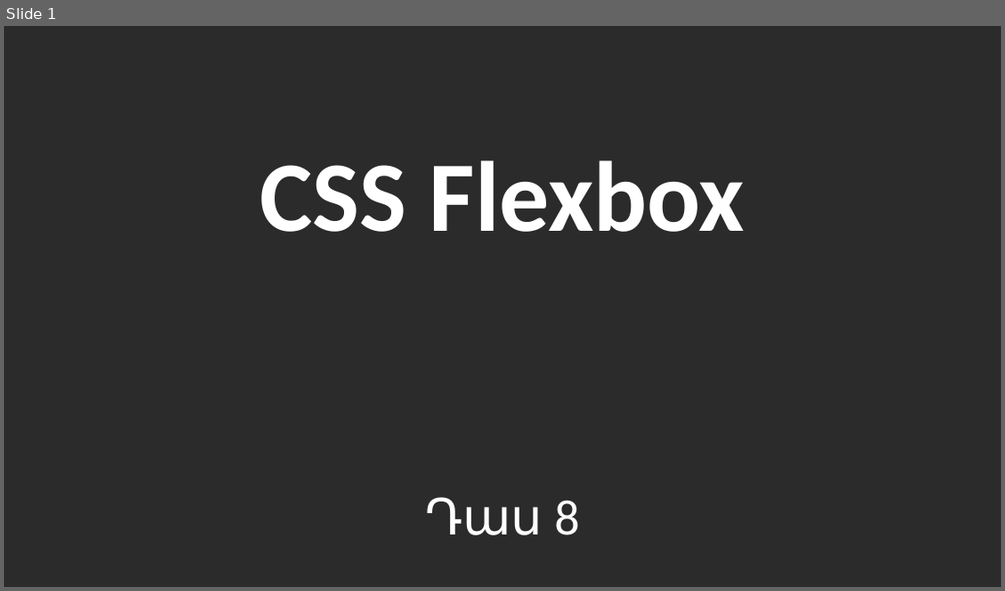
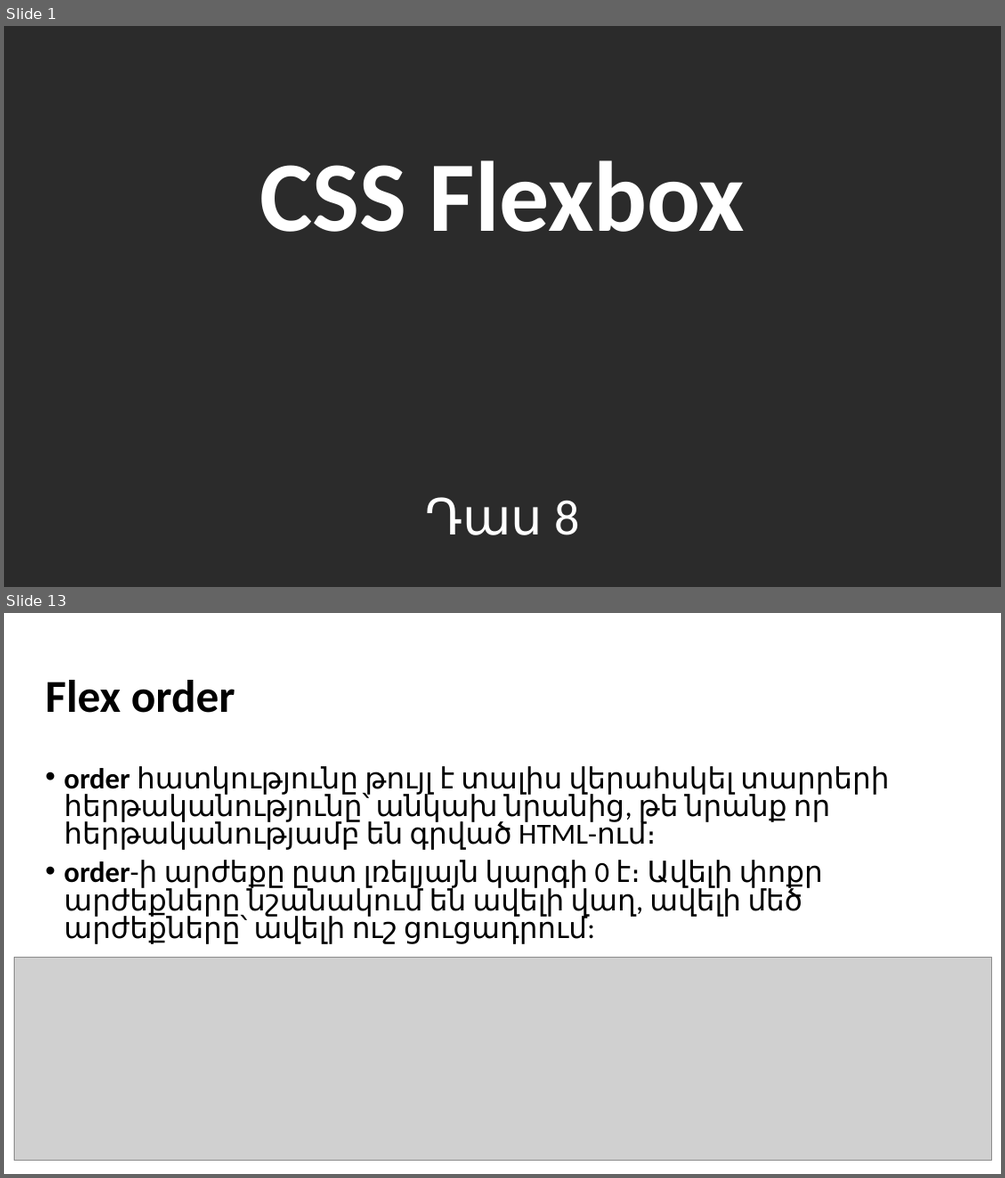
Before and after one commit to blackrainbowtest/BeeOnCode, a slide deck: HTML/08-CSS Flexbox.pptx. Shown one above the other, each under a label of ours: slide 1 before the commit, slides 1 and 13 after it; the slides between them are not shown. The pictures are 1005x591 and 1005x1178 pixels, drawn with LibreOffice and Linux fonts; fonts in the diff are those of the drawing; grey boxes stand for pictures; background and template pictures are left out; a plain dark background stands for a picture behind light text. Boxes give left, top, right and bottom in pixels: in the first picture for what was removed or moved away, otherwise in the second. Text is boxed around its words. In the diff, an @@ line names an element or a change of style, - is before the commit and + after.

```diff
--- a/HTML/08-CSS Flexbox.pptx
+++ b/HTML/08-CSS Flexbox.pptx
@@ slide 13 added at [4, 613, 1001, 1174], background picture (left out) @@
@@ title added at [45, 680, 235, 713], 44 pt, text #000000, bold @@
+Flex order
@@ text added at [64, 766, 889, 944], 28 pt, text #000000 @@
+• order հատկությունը թույլ է տալիս վերահսկել տարրերի հերթականությունը՝ անկախ նրանից, թե նրանք որ հերթականությամբ են գրված HTML-ում։
+• order-ի արժեքը ըստ լռելյայն կարգի 0 է։ Ավելի փոքր արժեքները նշանակում են ավելի վաղ, ավելի մեծ արժեքները՝ ավելի ուշ ցուցադրում:
@@ picture added at [14, 957, 991, 1160] @@
```
Also in this commit, not shown: 1 slide changed, 10 other slides added, 27 other files.
